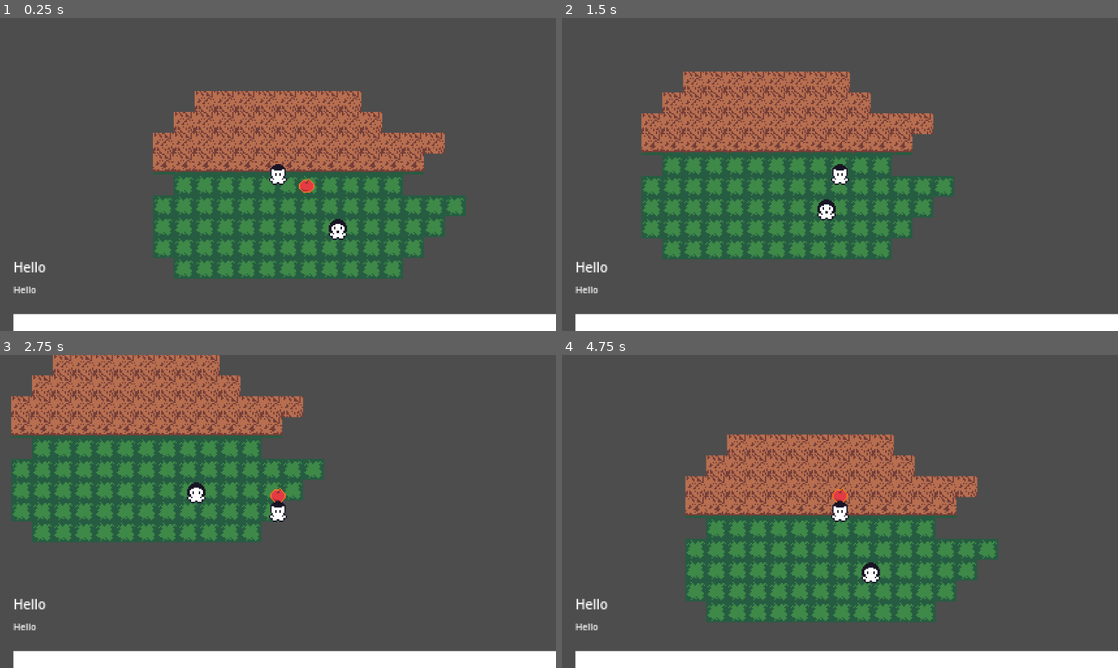
Above: before the commit, frames 1-4 (two rows, left to right).
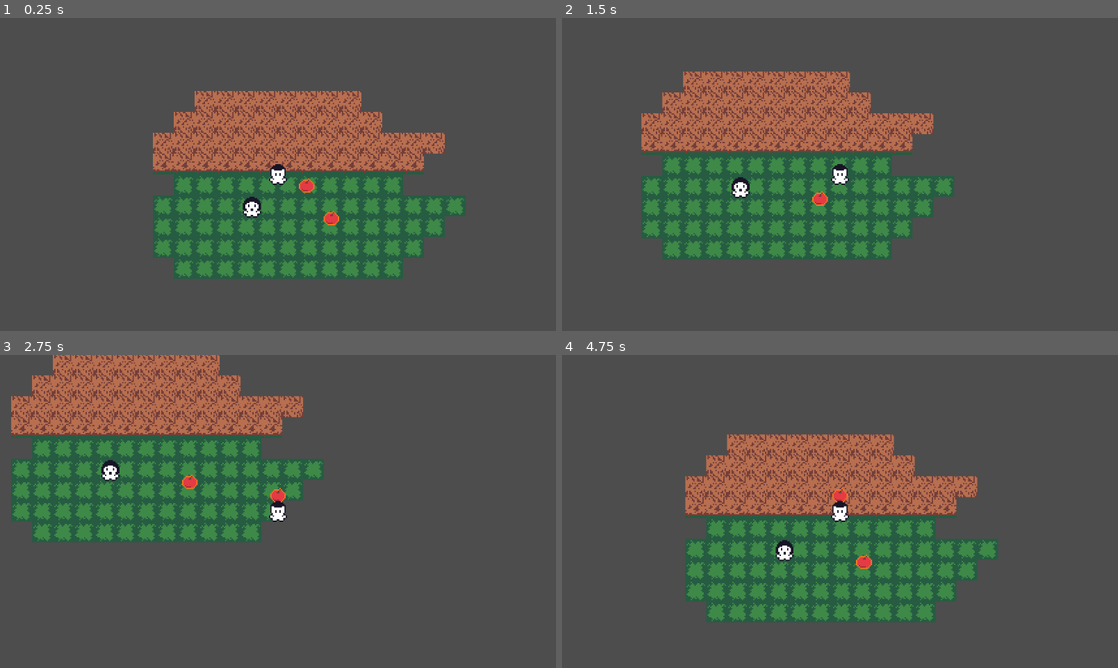
Above: after the commit, the same moments.

Repository: MunnChai/FlashbackGame
Game: Godot game, scene res://scenes/main.tscn
Two runs of this game, one before a commit and one after it. Both use one fixed random seed, a clock stepped at 60 frames per second and the inputs below.
Inputs:
- Up to frame 1 (0.25 s): no input
- Up to frame 2 (1.5 s): tap Enter at 0.5 s; hold D (right) 0.53-1.28 s; tap E (interact) at 0.6 s; hold S (down) from 1.28 s (still down); tap Q (drop_item) at 1.35 s
- Up to frame 3 (2.75 s): tap E (interact) at 1.55, 2.1 s; release S (down) at 2.03 s; hold D (right) from 2.03 s (still down)
- Up to frame 4 (4.75 s): release D (right) at 2.78 s; hold W (up) 2.78-3.53 s; tap Shift (run) at 2.85 s; tap E (interact) at 3.05, 3.6, 4.55 s; hold A (left) from 3.53 s (still down); tap Q (drop_item) at 4.35 s

The runs differ from the first frame. In frame 1, 6.1% of the frame differs, in the area x 2-100%, y 57-100%; in frame 2, 6.1%; in frame 3, 6.1%; in frame 4, 6.1%.

Commit message:
Reworked interactibles

Diff:
--- /dev/null
+++ b/assets/dialogue/test_dialogue.json
@@ -0,0 +1,18 @@
+{
+	"conv1": [
+		{
+			"Name": "Bob",
+			"Text": "Hello!"
+		},
+		{
+			"Name": "Me",
+			"Text": "Fuck you!!!"
+		}
+	],
+	"conv2": [
+		{
+			"Name": "Me",
+			"Text": "You a bitch!!!"
+		}
+	]
+}
--- a/project.godot
+++ b/project.godot
@@ -19,7 +19,7 @@
 
 window/size/viewport_width=1280
 window/size/viewport_height=720
-window/size/mode=3
+window/size/mode=2
 window/size/resizable=false
 window/stretch/mode="viewport"
 
--- a/scenes/main.tscn
+++ b/scenes/main.tscn
@@ -35,48 +35,13 @@
 
 [node name="player" parent="." instance=ExtResource("2_hjcp8")]
 
-[node name="MarginContainer" type="MarginContainer" parent="player"]
-offset_left = -212.51
-offset_top = 53.65
-offset_right = 232.49
-offset_bottom = 166.65
-theme_override_constants/margin_left = 10
-theme_override_constants/margin_top = 10
-theme_override_constants/margin_right = 10
-theme_override_constants/margin_bottom = 10
-
-[node name="VBoxContainer" type="VBoxContainer" parent="player/MarginContainer"]
-custom_minimum_size = Vector2(425, 0)
-layout_mode = 2
-
-[node name="RichTextLabel" type="RichTextLabel" parent="player/MarginContainer/VBoxContainer"]
-custom_minimum_size = Vector2(0, 15)
-layout_mode = 2
-theme_override_font_sizes/normal_font_size = 10
-theme_override_font_sizes/bold_font_size = 10
-theme_override_font_sizes/italics_font_size = 10
-theme_override_font_sizes/bold_italics_font_size = 10
-theme_override_font_sizes/mono_font_size = 10
-text = "Hello"
-
-[node name="RichTextLabel2" type="RichTextLabel" parent="player/MarginContainer/VBoxContainer"]
-custom_minimum_size = Vector2(0, 20)
-layout_mode = 2
-theme_override_font_sizes/normal_font_size = 7
-theme_override_font_sizes/bold_font_size = 7
-theme_override_font_sizes/italics_font_size = 7
-theme_override_font_sizes/bold_italics_font_size = 7
-theme_override_font_sizes/mono_font_size = 7
-text = "Hello"
-
-[node name="ColorRect" type="ColorRect" parent="player/MarginContainer/VBoxContainer"]
-custom_minimum_size = Vector2(50, 50)
-layout_mode = 2
-
 [node name="item" parent="." instance=ExtResource("3_qg7mt")]
 position = Vector2(22, 9)
 
 [node name="npc" parent="." instance=ExtResource("4_3t3ge")]
-position = Vector2(46, 42)
+position = Vector2(-20, 25)
+npc_name = "test_dialogue"
+conversations = PackedStringArray("conv1", "conv2")
 
-[connection signal="signal_interact" from="item" to="player" method="pick_up_item"]
+[node name="item2" parent="." instance=ExtResource("3_qg7mt")]
+position = Vector2(41, 34)
--- a/scenes/player.tscn
+++ b/scenes/player.tscn
@@ -33,3 +33,58 @@
 
 [node name="Camera2D" type="Camera2D" parent="."]
 zoom = Vector2(3, 3)
+
+[node name="DialogueBox" type="Control" parent="."]
+process_mode = 3
+visible = false
+layout_mode = 3
+anchors_preset = 0
+offset_right = 40.0
+offset_bottom = 40.0
+
+[node name="ColorRect" type="ColorRect" parent="DialogueBox"]
+custom_minimum_size = Vector2(50, 50)
+layout_mode = 0
+offset_left = -206.15
+offset_top = 50.68
+offset_right = 204.915
+offset_bottom = 111.95
+
+[node name="MarginContainer" type="MarginContainer" parent="DialogueBox"]
+layout_mode = 0
+offset_left = -201.535
+offset_top = 55.7
+offset_right = 1078.46
+offset_bottom = 262.15
+scale = Vector2(0.25, 0.25)
+theme_override_constants/margin_left = 10
+theme_override_constants/margin_top = 10
+theme_override_constants/margin_right = 10
+theme_override_constants/margin_bottom = 10
+
+[node name="VBoxContainer" type="VBoxContainer" parent="DialogueBox/MarginContainer"]
+custom_minimum_size = Vector2(425, 0)
+layout_mode = 2
+
+[node name="Name" type="RichTextLabel" parent="DialogueBox/MarginContainer/VBoxContainer"]
+custom_minimum_size = Vector2(0, 60)
+layout_mode = 2
+theme_override_colors/default_color = Color(0, 0, 0, 1)
+theme_override_font_sizes/normal_font_size = 40
+theme_override_font_sizes/bold_font_size = 10
+theme_override_font_sizes/italics_font_size = 10
+theme_override_font_sizes/bold_italics_font_size = 10
+theme_override_font_sizes/mono_font_size = 10
+text = "Name"
+
+[node name="Dialogue" type="RichTextLabel" parent="DialogueBox/MarginContainer/VBoxContainer"]
+custom_minimum_size = Vector2(0, 120)
+layout_mode = 2
+theme_override_colors/default_color = Color(0, 0, 0, 1)
+theme_override_font_sizes/normal_font_size = 25
+theme_override_font_sizes/bold_font_size = 7
+theme_override_font_sizes/italics_font_size = 7
+theme_override_font_sizes/bold_italics_font_size = 7
+theme_override_font_sizes/mono_font_size = 7
+text = "Dialogue
+"
--- a/scripts/Interactible.gd
+++ /dev/null
@@ -1,14 +0,0 @@
-class_name Interactible
-extends Node
-
-signal signal_interact(interactible)
-
-func _ready():
-	pass
-
-func _process(delta):
-	if (Input.is_action_just_pressed("interact")):
-		interact()
-
-func interact():
-	pass
--- a/scripts/Item.gd
+++ b/scripts/Item.gd
@@ -1,7 +1,7 @@
 class_name Item
-extends Interactible
+extends Area2D
 
-var player_in = false
+var player
 
 var animator
 
@@ -9,16 +9,19 @@
 	animator = $AnimatedSprite2D
 
 func interact():
-	if (!player_in):
+	if (!player):
+		print("Error: interacted with object outside of player collision")
 		return
-	signal_interact.emit(self)
+	player.pick_up_item(self)
 
 func _on_body_entered(body):
 	if (body is Player):
-		player_in = true
+		player = body
+		player.add_interactible(self)
 		animator.animation = "player_in"
 
 func _on_body_exited(body):
 	if (body is Player):
-		player_in = false
+		player.remove_interactible(self)
+		player = null
 		animator.animation = "player_out"
--- a/scripts/NPC.gd
+++ b/scripts/NPC.gd
@@ -4,9 +4,10 @@
 const WALK_SPEED = 75
 const RUN_SPEED = 150
 
-signal signal_interact(interactible)
+@export var npc_name: String
+@export var conversations: PackedStringArray
 
-var player_in
+var player
 
 var animator
 
@@ -14,25 +15,26 @@
 
 	handle_movement()
 
-
 func handle_movement():
 	move_and_slide()
-
 
 func _ready():
 	animator = $AnimatedSprite2D
 
 func interact():
-	if (!player_in):
+	if (!player):
 		return
-	signal_interact.emit(self)
+	var conv = conversations[randi_range(0, 1)]
+	player.start_dialogue(npc_name, conv)
 
 func _on_body_entered(body):
 	if (body is Player):
-		player_in = true
+		player = body
+		player.add_interactible(self)
 		animator.animation = "player_in"
 
 func _on_body_exited(body):
 	if (body is Player):
-		player_in = false
+		player.remove_interactible(self)
+		player = null
 		animator.animation = "player_out"
--- a/scripts/Player.gd
+++ b/scripts/Player.gd
@@ -6,17 +6,50 @@
 
 var holding: Item
 
+var interactibles: Array
+
+# For all things dialogue related
+var dialogue_box
+var dialogue_name
+var dialogue_text
+
+var talking: bool
+var current_conversation: Array
+var conversation_position: int
+
+func _ready():
+	dialogue_box = $DialogueBox
+	dialogue_name = $DialogueBox/MarginContainer/VBoxContainer/Name
+	dialogue_text = $DialogueBox/MarginContainer/VBoxContainer/Dialogue
+
 func _physics_process(delta):
 
 	handle_input()
+
+	if (talking):
+		return
+
+	# Movement is forbidden while talking
 	handle_movement()
 
 	if (holding):
 		holding.position = global_position + Vector2(0, -12)
 
 func handle_input():
+
+	if (talking && Input.is_action_just_pressed("interact")):
+		next_voiceline()
+		return
+
+	if (talking):
+		return
+	# Below are all actions forbidden while talking
 	if (Input.is_action_just_pressed("drop_item") && holding):
 		drop_item()
+
+	if (interactibles.size() > 0 && Input.is_action_just_pressed("interact")):
+		print(interactibles)
+		interactibles[0].interact()
 
 func handle_movement():
 	var x_direction = Input.get_axis("left", "right")
@@ -39,9 +72,61 @@
 
 	move_and_slide()
 
+func add_interactible(interactible):
+	if (interactibles.size() == 0):
+		interactibles.push_front(interactible)
+		return
+
+	for i in interactibles.size():
+		var interactible_y_pos = interactibles[i].position.y
+		var to_be_added_y_pos = interactible.position.y
+
+		if (to_be_added_y_pos > interactible_y_pos):
+			interactibles.insert(i, interactible)
+			return
+
+	interactibles.push_back(interactible)
+
+func remove_interactible(interactible):
+	interactibles.remove_at(interactibles.find(interactible))
+
 func pick_up_item(item):
+	if (talking || holding):
+		return
+	remove_interactible(item)
 	holding = item
 
 func drop_item():
 	holding.position = global_position + Vector2(0, 8)
 	holding = null
+
+func start_dialogue(npc_name, conversation_name):
+	if (talking):
+		return
+
+	var json_string = FileAccess.get_file_as_string("res://assets/dialogue/test_dialogue.json")
+	var json_object = JSON.parse_string(json_string)
+	var conversation = json_object[conversation_name]
+
+	dialogue_box.visible = true
+
+	talking = true
+	current_conversation = conversation
+	conversation_position = 0
+	show_voiceline(conversation_position)
+
+func end_dialogue():
+	dialogue_box.visible = false
+	talking = false
+
+func show_voiceline(position):
+	var text_couple = current_conversation[conversation_position]
+	dialogue_name.text = text_couple["Name"]
+	dialogue_text.text = text_couple["Text"]
+
+func next_voiceline():
+	conversation_position += 1
+	if (conversation_position > current_conversation.size() - 1):
+		end_dialogue()
+	else:
+		show_voiceline(conversation_position)
